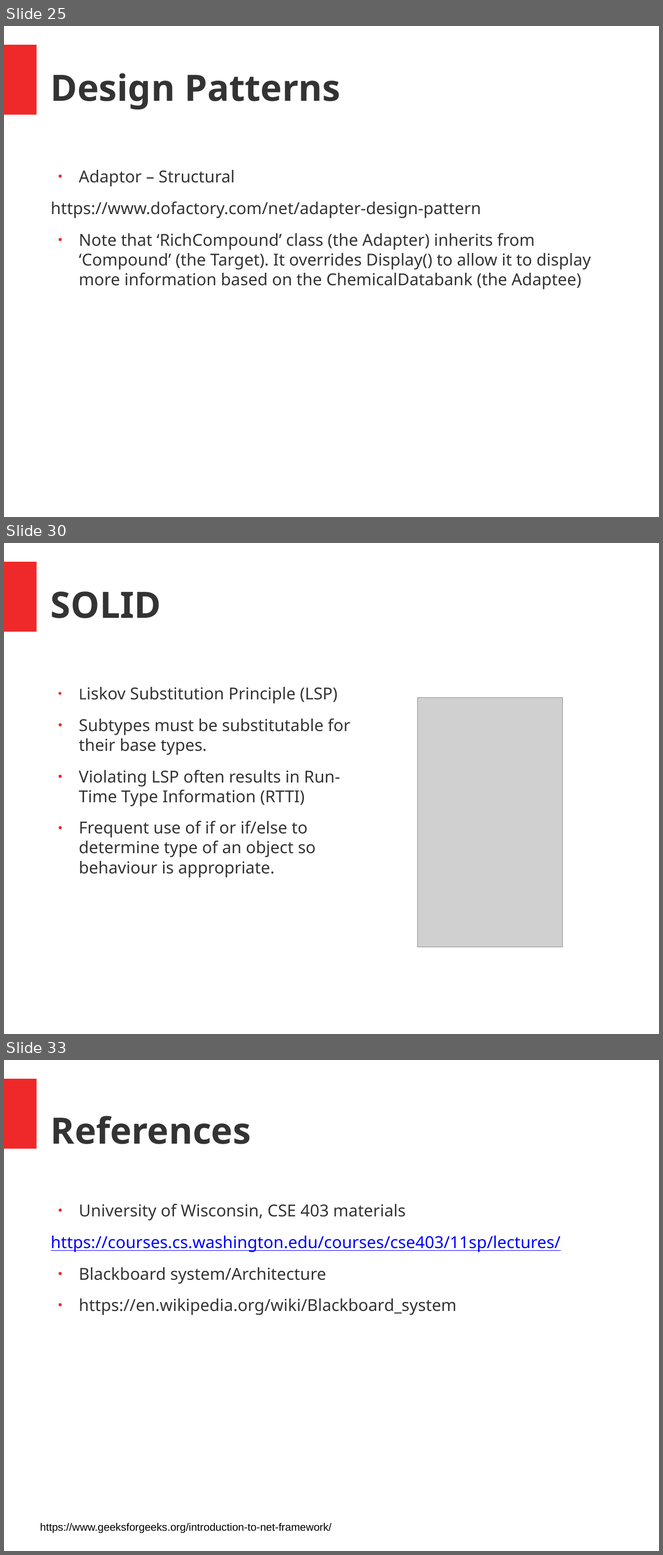
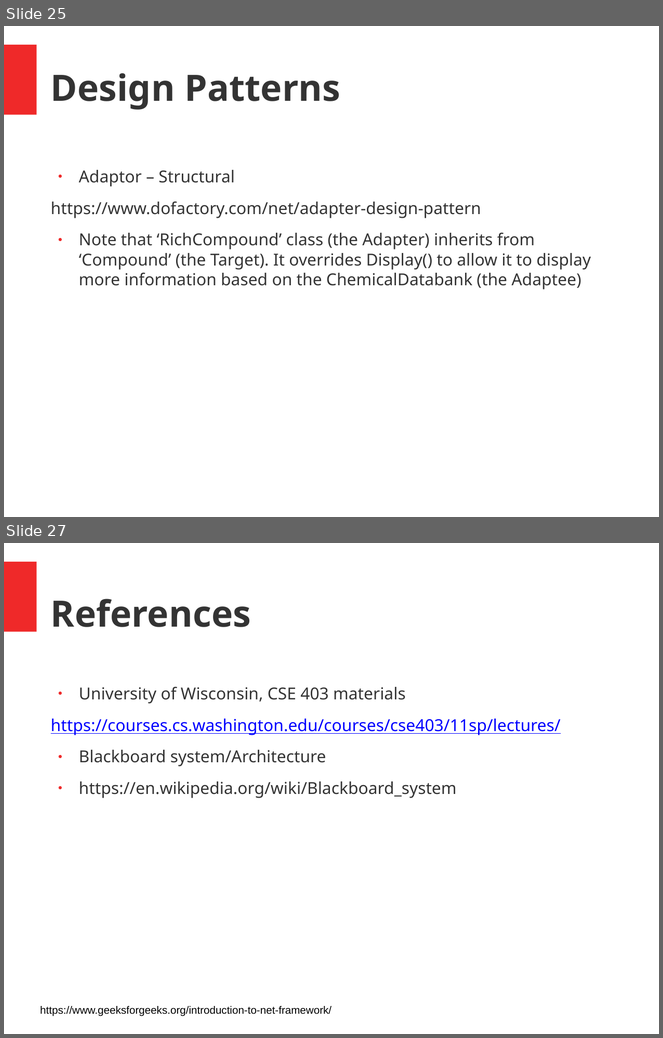
Before and after one commit to juschan/CSharp_ASPNET_Coaching, a slide deck: SE_Intro.pptx. Shown one above the other, each under a label of ours: slides 25, 30 and 33 before the commit, slides 25 and 27 after it; the slides between them are not shown. The pictures are 663x1555 and 663x1038 pixels, drawn with LibreOffice and Linux fonts; fonts in the diff are those of the drawing; grey boxes stand for pictures. Boxes give left, top, right and bottom in pixels: in the first picture for what was removed or moved away, otherwise in the second. Text is boxed around its words. In the diff, an @@ line names an element or a change of style, - is before the commit and + after.

```diff
--- a/SE_Intro.pptx
+++ b/SE_Intro.pptx
@@ slide 30 removed at (x1=4, y1=543, x2=659, y2=1034), background #FFFFFF; not listed: 1 template element that a slide beside it also shows @@
@@ text removed at (x1=51, y1=591, x2=161, y2=618) @@
-SOLID
@@ text removed at (x1=79, y1=687, x2=350, y2=878) @@
-● Liskov Substitution Principle (LSP)
-● Subtypes must be substitutable for their base types.
-● Violating LSP often results in Run-Time Type Information (RTTI)
-● Frequent use of if or if/else to determine type of an object so behaviour is appropriate.
@@ picture removed at (x1=418, y1=697, x2=563, y2=947) @@
@@ what was slide 33 is now slide 27 @@
```
Also in this commit, not shown: 2 slides changed, 5 other slides removed.
